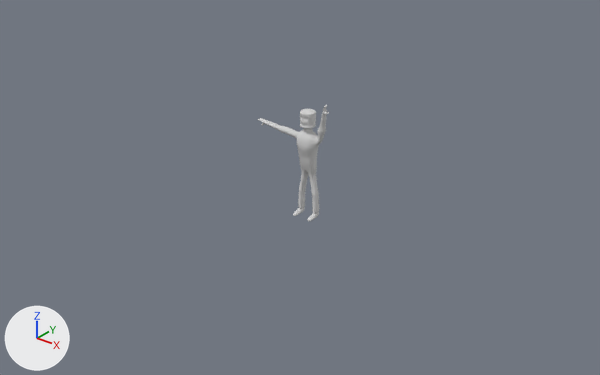
Two versions of the glTF model assets/stickman.glb, one commit apart.
The view is the same before and after, from a camera (50 mm lens) standing at (7.28, -9.33, 5.13) and looking at (0.02, -0.24, -0.5). Lighting does not change. The marker at lower left points along +X, +Y and +Z. Where no turn or scale is listed for an object, it has been applied to the vertices. Vertices at the same position are counted once.
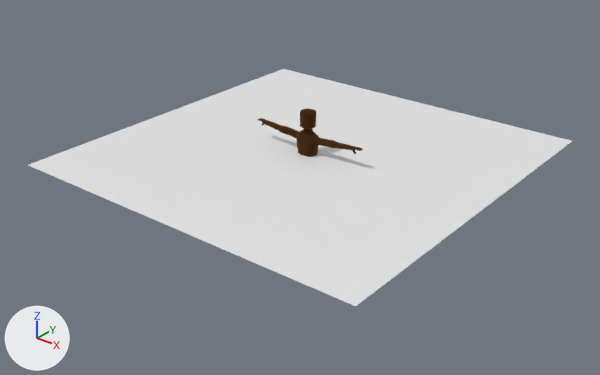
Boxes [x1, y1, x2, y2] around the edits, measured in the pictures (600 x 375 px):
'Plane', added
    after: [28, 69, 572, 306]
'Cylinder', reshaped
    before: [258, 105, 329, 221]
    after: [258, 109, 362, 157]
part 1 of me_cylinder_001, cut back
    before: [258, 105, 329, 221]
    after: [262, 109, 362, 154]

Edits to the bpy script that builds the scene:
```text
Add img_stickman_albedo:
    img_stickman_albedo = load_image('stickman-albedo', '_unpacked/stickman-albedo', 1024, 1024, 'sRGB')
Add mat_material_001:
    mat_material_001 = principled_material('Material.001')
    mat_material_001.texture = img_stickman_albedo
    mat_material_001.metallic = 1.0
    mat_material_001.roughness = 1.0
Change me_cylinder_001:
    used by ob_cylinder; location = (0.0, -0.03, 0.77)
    remove me_cylinder_001.from_pydata(...)  # 9204 vertices, 18432 faces; spans x -0.99..0.45, y -0.17..0.13, z -1.85..0.12
    remove me_cylinder_001.materials.append(mat_material)  # light grey #d1d1d1
    add me_cylinder_001.from_pydata(...)  # 2300 vertices, 4608 faces; spans x -0.99..0.99, y -0.17..0.14, z -1.85..-0.06
    me_cylinder_001 part 1: 182 vertices moved within x -0.99..0.18, y -0.17..0.13, z -1.84..-0.06; 7502 vertices removed from x -0.99..0.45, y -0.17..0.13, z -1.85..0.12; 598 vertices added at x -0.99..0.99, y -0.17..0.14, z -1.85..-0.07
    add me_cylinder_001.materials.append(mat_material_001)  # picture img_stickman_albedo
Add me_plane:
    me_plane.from_pydata([(-3.0, -3.0, 0.0), (3.0, 3.0, 0.0), (-3.0, 3.0, 0.0), (3.0, -3.0, 0.0)], [], [(0, 1, 2), (0, 3, 1)])
Add ob_plane:
    ob_plane = bpy.data.objects.new('Plane', me_plane)
    ob_plane.location = (0.0, 0.0, 0.0)
```
